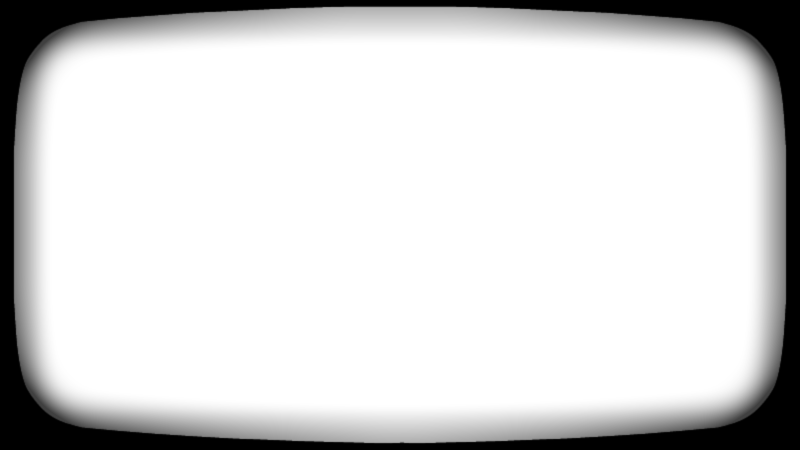
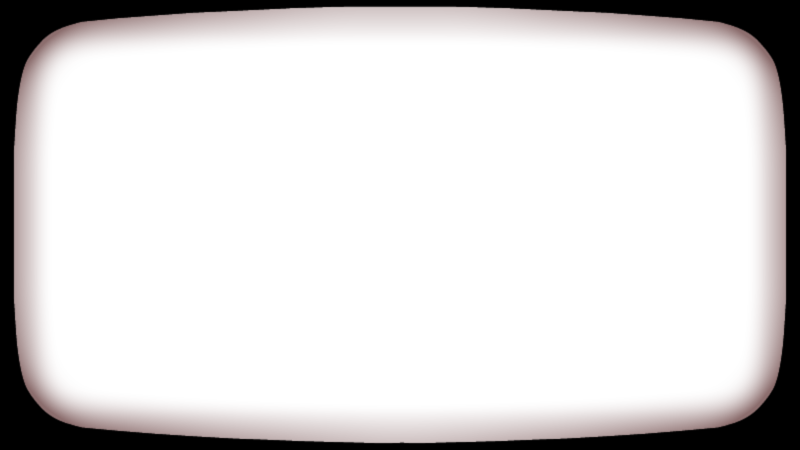
Two versions of the same layered image (800x450). Layer-by-layer changes:
pixels changed over bbox(13, 6, 787, 444) (layer not identified)
